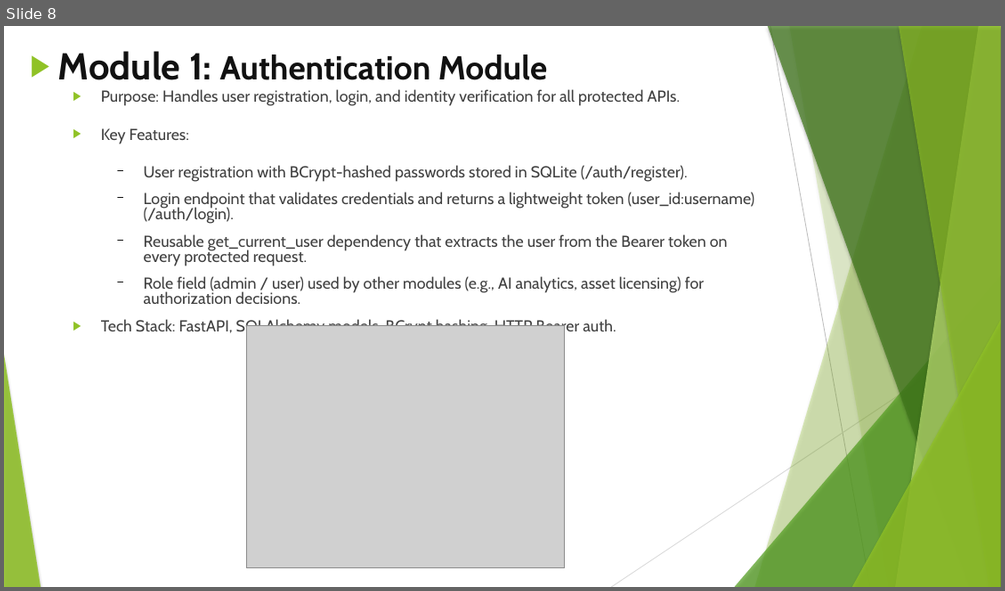
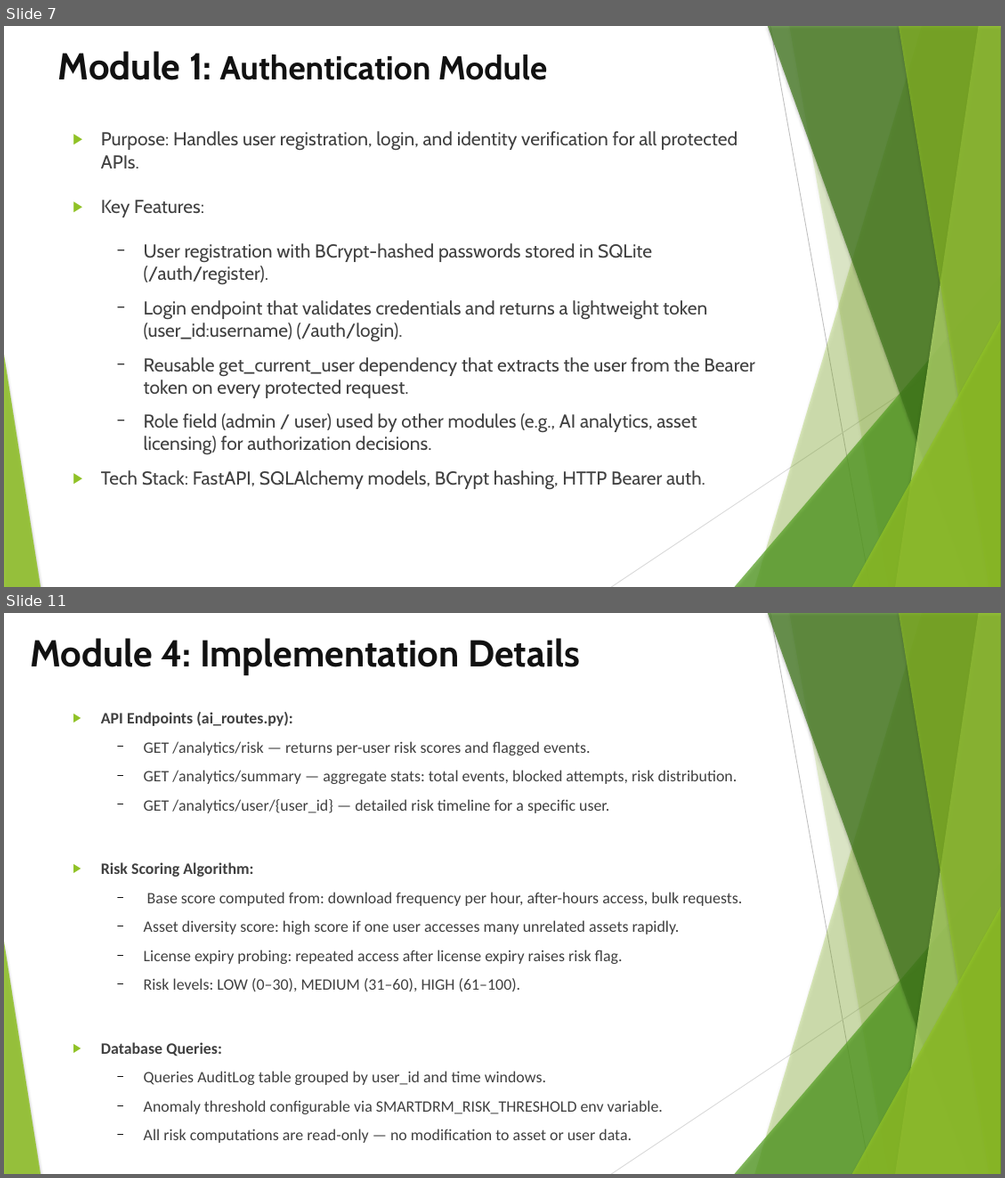
Before and after one commit to SridharanThangaraji/smartdrm-x, a slide deck: Team-2.pptx. Shown one above the other, each under a label of ours: slide 8 before the commit, slides 7 and 11 after it; the slides between them are not shown. The pictures are 1005x591 and 1005x1178 pixels, drawn with LibreOffice and Linux fonts; fonts in the diff are those of the drawing; grey boxes stand for pictures. Boxes give left, top, right and bottom in pixels: in the first picture for what was removed or moved away, otherwise in the second. Text is boxed around its words. In the diff, an @@ line names an element or a change of style, - is before the commit and + after.

```diff
--- a/Team-2.pptx
+++ b/Team-2.pptx
@@ slide 11 added at (4, 613, 1001, 1174), background #FFFFFF; not listed: 10 template elements that a slide beside it also shows @@
@@ title added at (30, 638, 580, 675), 36 pt, text #111111, bold @@
+Module 4: Implementation Details
@@ text added at (101, 712, 742, 1143), 15.3 pt, text #404040 @@
+▶ API Endpoints (ai_routes.py):
+  − GET /analytics/risk — returns per-user risk scores and flagged events.
+  − GET /analytics/summary — aggregate stats: total events, blocked attempts, risk distribution.
+  − GET /analytics/user/{user_id} — detailed risk timeline for a specific user.
+▶ Risk Scoring Algorithm:
+  − Base score computed from: download frequency per hour, after-hours access, bulk requests.
+  − Asset diversity score: high score if one user accesses many unrelated assets rapidly.
+  − License expiry probing: repeated access after license expiry raises risk flag.
+  − Risk levels: LOW (0–30), MEDIUM (31–60), HIGH (61–100).
+▶ Database Queries:
+  − Queries AuditLog table grouped by user_id and time windows.
+  − Anomaly threshold configurable via SMARTDRM_RISK_THRESHOLD env variable.
+  − All risk computations are read-only — no modification to asset or user data.
@@ what was slide 8 is now slide 7 @@
@@ slide 7 changed as well @@
@@ title "Module 1: Authentication Module" at (58, 51, 547, 80): bullet ▶ to none @@
@@ text "Purpose: Handles user registration, login, ...": place and size @@
-text "Purpose: Handles user registration, login, ..." at (101, 89, 755, 336)
+text "Purpose: Handles user registration, login, ..." at (101, 131, 754, 489)
@@ text "Purpose: Handles user registration, login, ..." at (101, 131, 754, 489): size 15.3 to 18 pt; line spacing 0.8 to 1 @@
@@ picture removed at (246, 325, 565, 568) @@
```
Also in this commit, not shown: 8 other slides changed, 6 other slides added, 6 slides removed, 1 other file.
